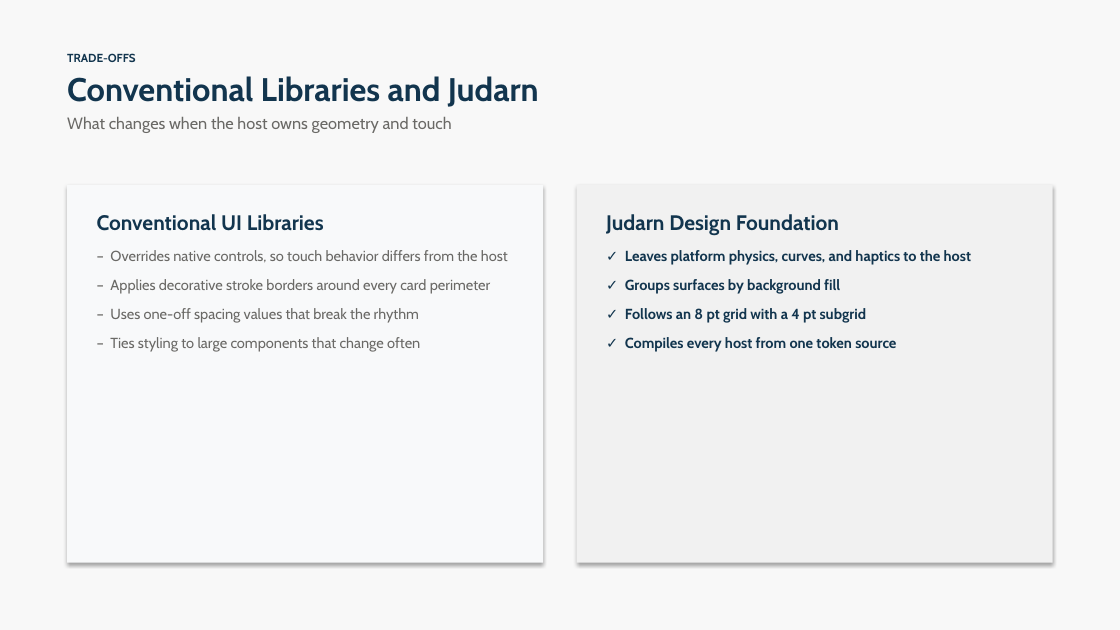
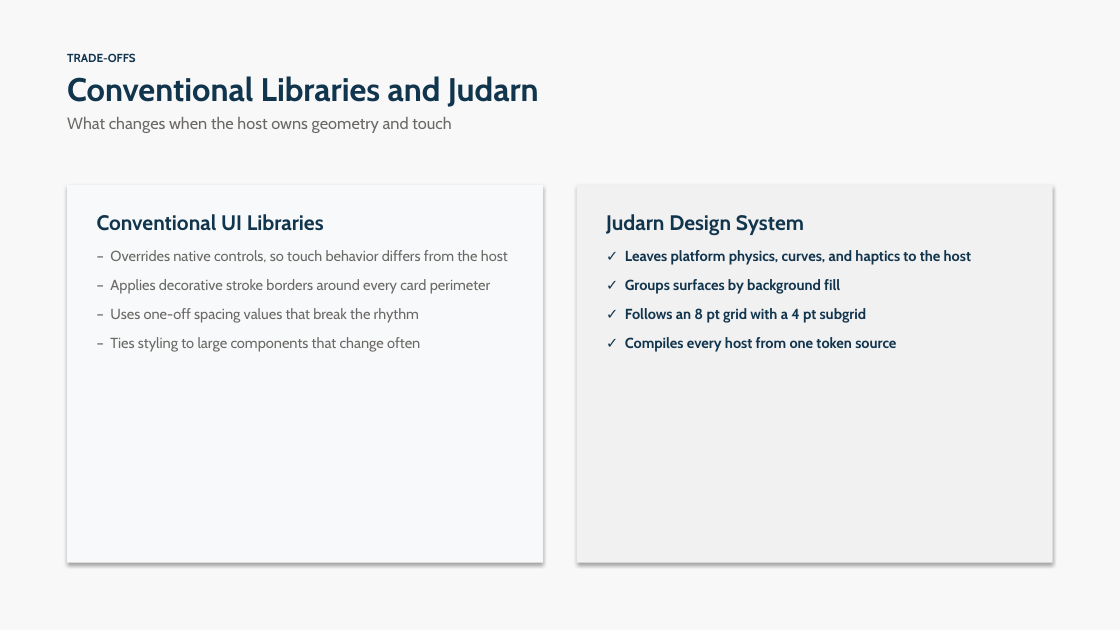
Before and after one commit to rubenluthman/judarn, a slide deck: slide 10 of templates/slides/Judarn-Presentation-Template.pptx. Drawn at 1120x630 pixels with LibreOffice and Linux fonts; fonts in the diff are those of the drawing. Boxes give left, top, right and bottom in pixels: in the first picture for what was removed or moved away, otherwise in the second. Text is boxed around its words. In the diff, an @@ line names an element or a change of style, - is before the commit and + after.

```diff
--- a/templates/slides/Judarn-Presentation-Template.pptx
+++ b/templates/slides/Judarn-Presentation-Template.pptx
@@ text at box(606, 214, 804, 236): text changed @@
-Judarn Design Foundation
+Judarn Design System
```
Also in this commit, not shown: 18 other files.
